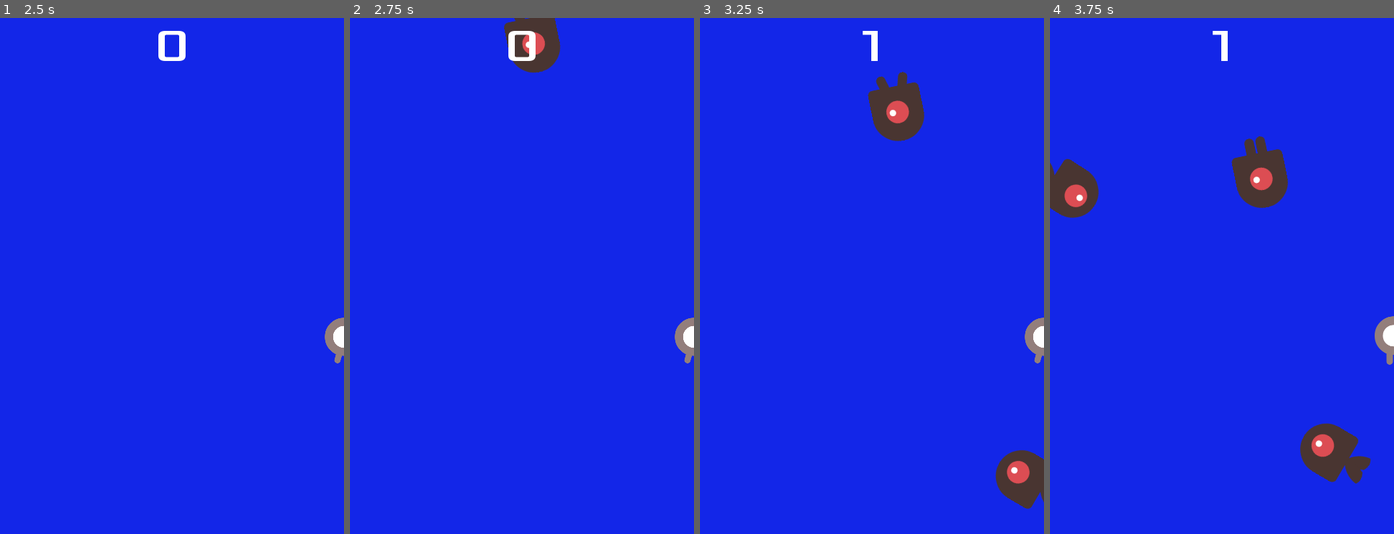
Above: before the commit, frames 1-4 (left to right).
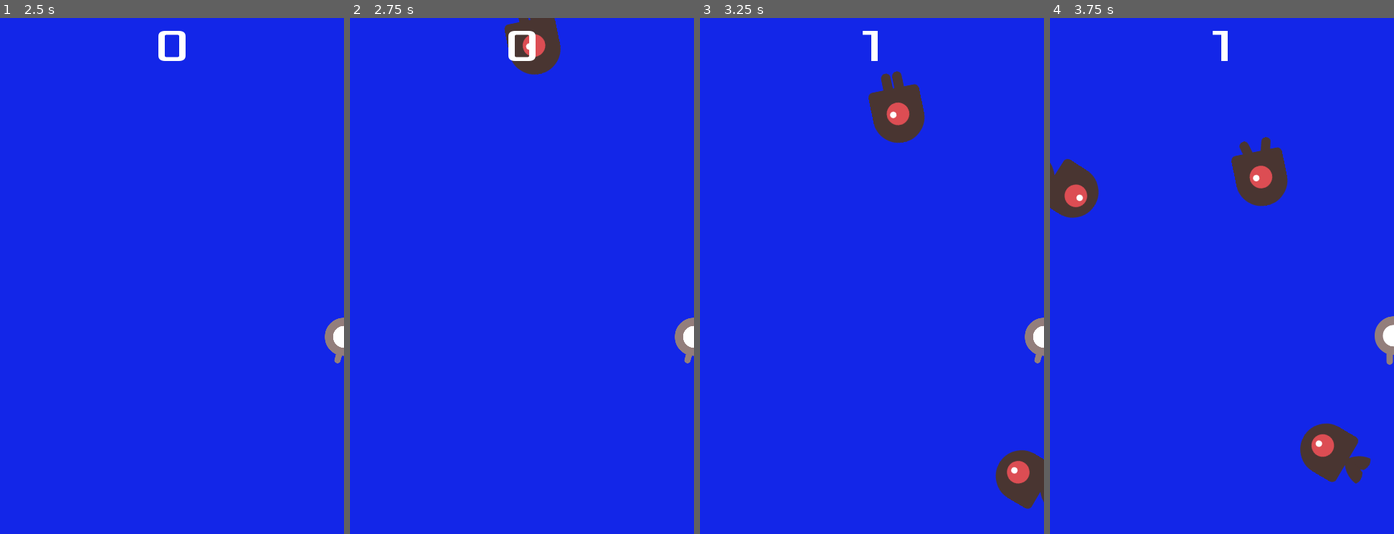
Above: after the commit, the same moments.

Repository: BurnySc2/godot-2d-template
Game: Godot game, scene res://scenes/Main.tscn
The game is run twice, just before and just after one commit, with the same random seed, the same clock (stepped at 60 frames per second) and the same inputs.
Inputs (mouse positions are in pixels of both pictures, inside the frame that each line leads up to):
- Up to frame 1 (2.5 s): click "Start" at 0.5 s; tap Enter at 1.25 s; move the mouse to (247, 250) at 1.27 s; hold Right (ui_right) 1.28-2 s; click (247, 250) at 1.42 s; drag from (103, 301) to (154, 379) at 2.02 s
- Up to frame 2 (2.75 s): no input
- Up to frame 3 (3.25 s): move the mouse to (906, 162) at 2.77 s; hold Right (ui_right) from 2.78 s (still down)
- Up to frame 4 (3.75 s): release Right (ui_right) at 3.5 s; drag from (1204, 379) to (1118, 198) at 3.52 s

Frame 1 is identical in both runs. In frame 2, 0.2% of the frame differs, in the area x 44-62%, y 0-11%; in frame 3, 0.4%; in frame 4, 0.4%, in the area x 52-70%, y 22-37%.

Commit message:
Create html and gh-pages branch

Diff:
--- a/scenes/Mob.tscn
+++ b/scenes/Mob.tscn
@@ -43,7 +43,6 @@
 scale = Vector2( 0.75, 0.75 )
 frames = SubResource( 1 )
 animation = "walk"
-frame = 1
 playing = true
 
 [node name="CollisionShape2D" type="CollisionShape2D" parent="."]
--- a/scripts/Main.gd
+++ b/scripts/Main.gd
@@ -17,18 +17,20 @@
 #	new_game()
 
 func _process(delta: float):
-	if game_running:
-		$HUD.hide_message()
-		score_timer += delta
-		if score_timer > 1:
-			score_timer -= 1
-			score += 1
-			$HUD.update_score(score)
+	if not game_running:
+		return
 
-		mob_time += delta
-		if mob_time > mob_spawn_interval * pow(difficulty, score):
-			mob_time -= mob_spawn_interval * pow(difficulty, score)
-			spawn_mob()
+	$HUD.hide_message()
+	score_timer += delta
+	if score_timer > 1:
+		score_timer -= 1
+		score += 1
+		$HUD.update_score(score)
+
+	mob_time += delta
+	if mob_time > mob_spawn_interval * pow(difficulty, score):
+		mob_time -= mob_spawn_interval * pow(difficulty, score)
+		spawn_mob()
 
 func new_game():
 	# Reset the game: remove enemies, play music, set score to 0, set player position
@@ -40,6 +42,7 @@
 	$HUD.update_score(score)
 	score_timer = 0
 	mob_time = 0
+
 	# Wait start_delay seconds
 	yield(get_tree().create_timer(game_start_delay), "timeout")
 	game_running = true
Not shown, changed: export_presets.cfg
Not shown, changed: .github/workflows/run_godot.yml
